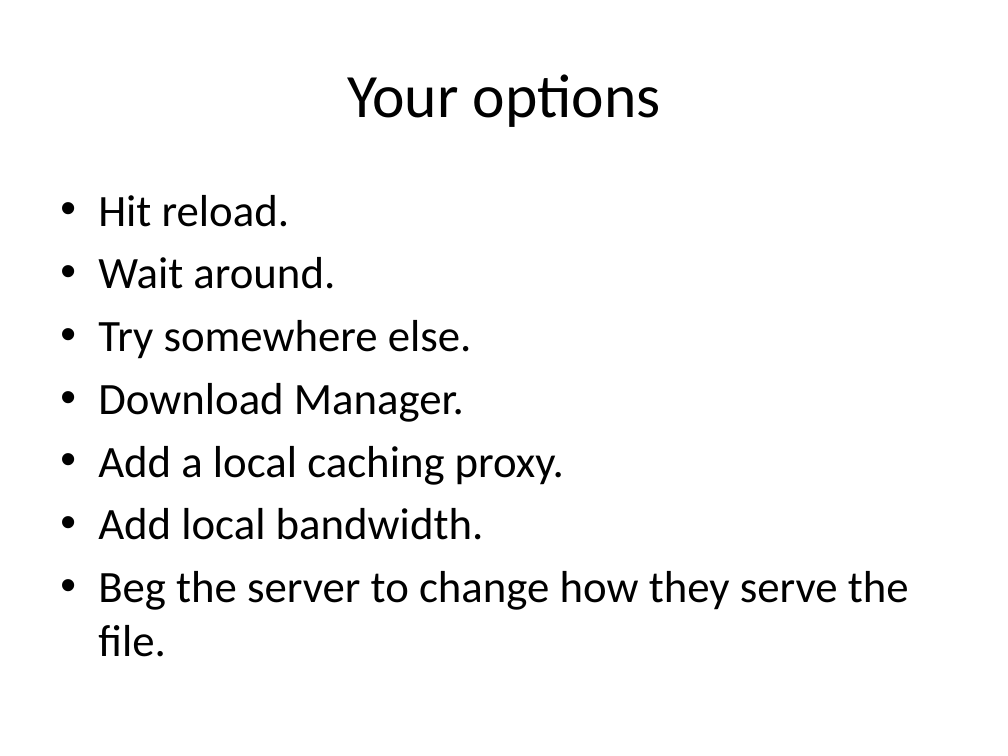
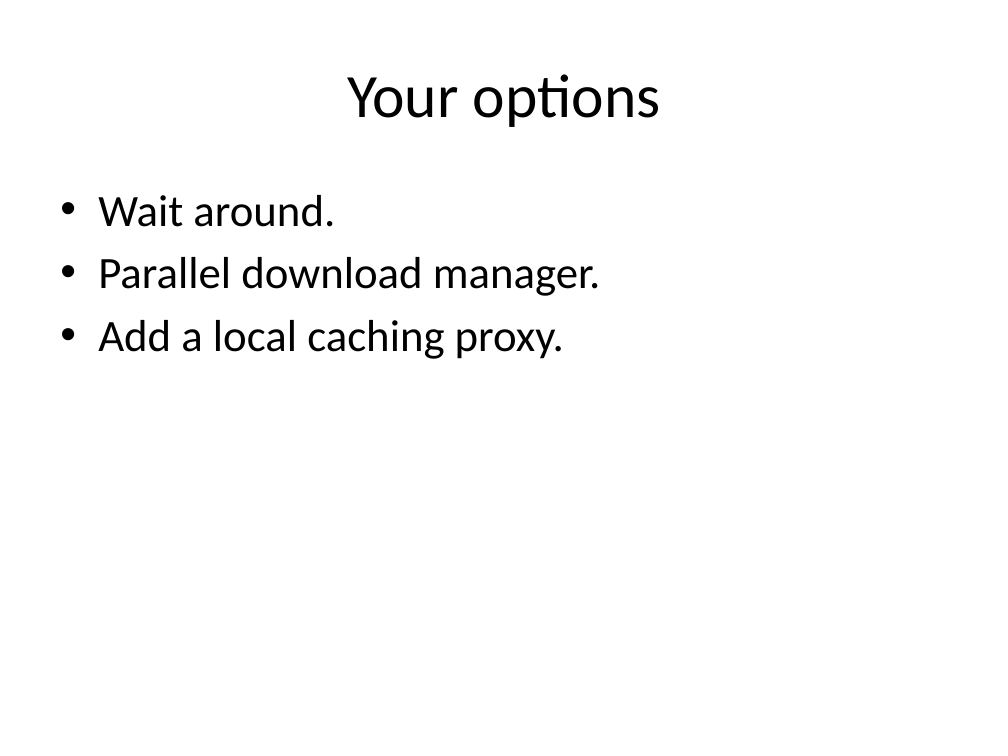
Before and after one commit to rdp/p2pwebclient, a slide deck: slide 4 of thesis_presentation/How to Make the Internet Faster.pptx (slide 6 before the commit). Drawn at 1008x756 pixels with LibreOffice and Linux fonts; fonts in the diff are those of the drawing. Boxes give left, top, right and bottom in pixels: in the first picture for what was removed or moved away, otherwise in the second. Text is boxed around its words. In the diff, an @@ line names an element or a change of style, - is before the commit and + after.

```diff
--- a/thesis_presentation/How to Make the Internet Faster.pptx
+++ b/thesis_presentation/How to Make the Internet Faster.pptx
@@ text at <box>98,195,290,227</box>: paragraph removed @@
-• Hit reload.
@@ text at <box>98,257,601,296</box>: text changed @@
-• Try somewhere else.
-• Download Manager.
+• Parallel download manager.
@@ text at <box>98,508,909,657</box>: paragraphs removed @@
-• Add local bandwidth.
-• Beg the server to change how they serve the file.
```
Also in this commit, not shown: 10 other slides changed, 1 slide added, 9 slides removed.
